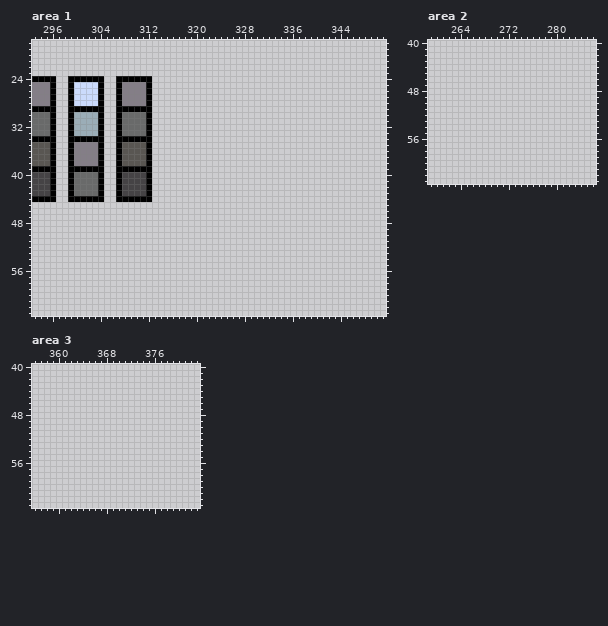
File history of a pixel-art file, OBJECT TEMPLATE WEEK/2 to color/G 38 Periodic Table [gather palette] [1px].aseprite. The first picture shows the starting point.
384x64 pixels, 1 frame. Shown: area 1: x 293..351, y 18..63; area 2: x 259..286, y 40..63; area 3: x 356..383, y 40..63.
The result:
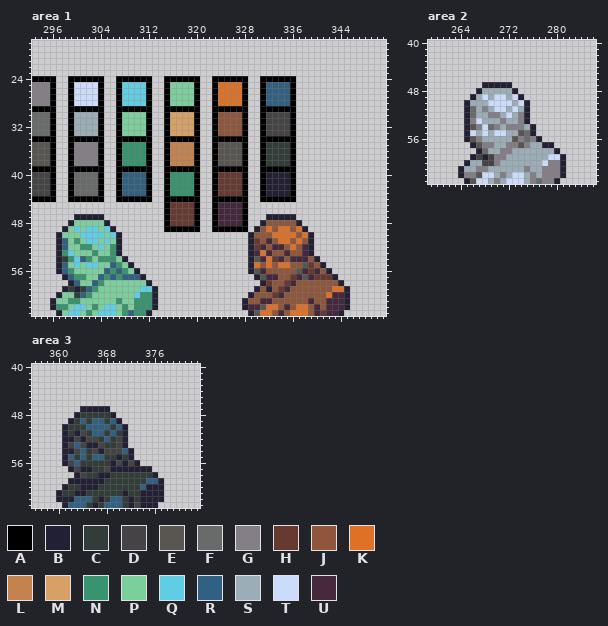
Palette (. is transparent): A #000000  B #222034  C #323c39  D #454345  E #595652  F #696a6a  G #847e87  H #663931  J #8f563b  K #df7126  L #c4824e  M #d9a066  N #37946e  P #7acf9b  Q #5fcde4  R #306082  S #9badb7  T #cbdbfc  U #45283c
The commit says: Update G 38 Periodic Table [gather palette] [1px].aseprite metal ramps - qa
Diff:
Changed rows in their new state; - is an unchanged pixel.
Area 1, layer "Layer 1 #2":
first column x 296:
24 -------------------AAAAAA--AAAAAA--AAAAAA---------
25 ------------QQQQ---APPPPA--AKKKKA--ARRRRA---------
26 ------------QQQQ---APPPPA--AKKKKA--ARRRRA---------
27 ------------QQQQ---APPPPA--AKKKKA--ARRRRA---------
28 ------------QQQQ---APPPPA--AKKKKA--ARRRRA---------
29 -------------------AAAAAA--AAAAAA--AAAAAA---------
30 ------------PPPP---AMMMMA--AJJJJA--ADDDDA---------
31 ------------PPPP---AMMMMA--AJJJJA--ADDDDA---------
32 ------------PPPP---AMMMMA--AJJJJA--ADDDDA---------
33 ------------PPPP---AMMMMA--AJJJJA--ADDDDA---------
34 -------------------AAAAAA--AAAAAA--AAAAAA---------
35 ------------NNNN---ALLLLA--AEEEEA--ACCCCA---------
36 ------------NNNN---ALLLLA--AEEEEA--ACCCCA---------
37 ------------NNNN---ALLLLA--AEEEEA--ACCCCA---------
38 ------------NNNN---ALLLLA--AEEEEA--ACCCCA---------
39 -------------------AAAAAA--AAAAAA--AAAAAA---------
40 ------------RRRR---ANNNNA--AHHHHA--ABBBBA---------
41 ------------RRRR---ANNNNA--AHHHHA--ABBBBA---------
42 ------------RRRR---ANNNNA--AHHHHA--ABBBBA---------
43 ------------RRRR---ANNNNA--AHHHHA--ABBBBA---------
44 -------------------AAAAAA--AAAAAA--AAAAAA---------
45 -------------------AHHHHA--AUUUUA-----------------
46 -------------------AHHHHA--AUUUUA-----------------
47 ----BBBBB----------AHHHHA--AUUUUA---BBBBB---------
48 ---BPPPPPB---------AHHHHA--AUUUUA--BJJJJJB--------
49 --BPQPQQPQB--------AAAAAA--AAAAAA-BJKJKKJKB-------
50 -BPPPQQQQPQB---------------------BJJJKKKKJKB------
51 -BRPNPQQPQPB---------------------BHJUJKKJKJB------
52 -BRPPNNPQPNB---------------------BHUJUUJKJUB------
53 -BNQPPPNPPNB---------------------BUKUJJUJJUB------
54 -BCNQRNPNNNPB--------------------BEUKHUJUUUJB-----
55 -BRPQPQQPPRNPB-------------------BKJKJKKJJEHJB----
56 -BRNPPPPPRNRNPB------------------BEUJJJJJEUHUJB---
57 --BRNNPPRNRNRRRB------------------BEUUJJHUEUHHHB--
58 ---BRPPRNPPPPPPPB------------------BHJJHUJJJJJJJB-
59 --BCBCRNPPPPPPPQQB----------------BJBJHUJJJJJJJKKB
60 -BPPCRNPPPPPPPQNNB---------------BJJJHUJJJJJJJKUUB
61 BPPNNPPPPPPNPPNNNB--------------BJJUUJJJJJJUJJUUUB
62 BNNPQQPNPQQPNPNNNB--------------BUUEKKJUJKKJUJUUUB
63 -BPQQPNPQQQPNRNNB----------------BEKKJUJKKKJUHUUB-
Area 2, layer "Layer 1 #2":
first column x 264:
47 ----BBBBB---------
48 ---BSSSSSB--------
49 --BSTSTTSTB-------
50 -BSSSTTTTSTB------
51 -BFSGSTTSTSB------
52 -BFSSGGSTSGB------
53 -BGTSSSGSSGB------
54 -BEGTFGSGGGSB-----
55 -BTSTSTTSSEFB-----
56 -BEGSSSSSEGFGB----
57 --BEGGSSGGEGSSBB--
58 ---BFSSGGSSSSSSSB-
59 --BDBDGGSSSSSSSTTB
60 -BSSDDGSSSSSSSTGGB
61 BSSGGSSSSSSGSSGGGB
62 BGGETTSGSTTSGSGGGB
63 -BETTSGSTTTSGFGGB-
Area 3, layer "Layer 1 #2":
first column x 360:
47 ----BBBBB---------
48 ---BCCCCCB--------
49 --BCRCRRCRB-------
50 -BCCCRRRRCRB------
51 -BCBDCRRCRCB------
52 -BBDBDDCRCDB------
53 -BDRDBBDCCDB------
54 -BBDRCDBDDDRB-----
55 -BRCRCRRCCBCB-----
56 -BDRCCCCCBDBDB----
57 --BDBBCCDBBBBBBB--
58 ---BDCCBBCCCCCCCB-
59 --BBBBBBCCCCCCCRRB
60 -BCCBBBCCCCCCCRBBB
61 BCCBBCCCCCCBCCBBBB
62 BBBRRRCBCRRCBCBBBB
63 -BRRRCBCRRRCBDBBB-
Where, in picture pixels (left, top, right, bottom), the same in both pictures:
changed: (50, 76, 350, 316)
added: (458, 82, 566, 184)
added: (56, 406, 164, 508)
